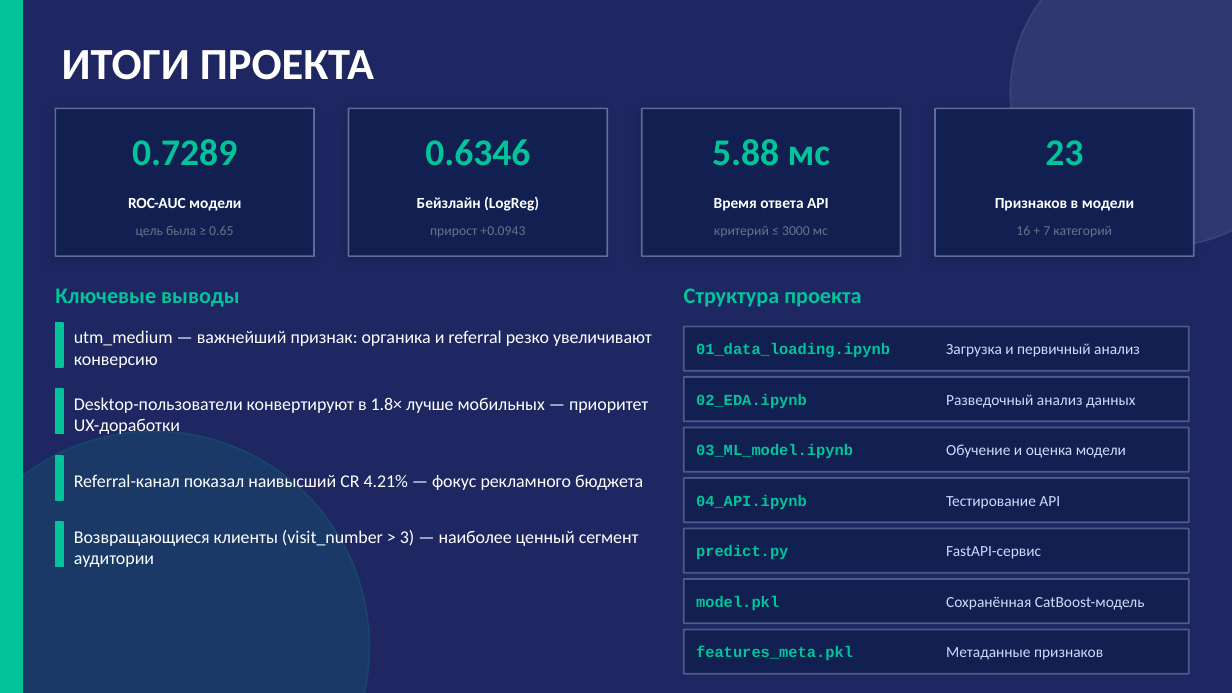
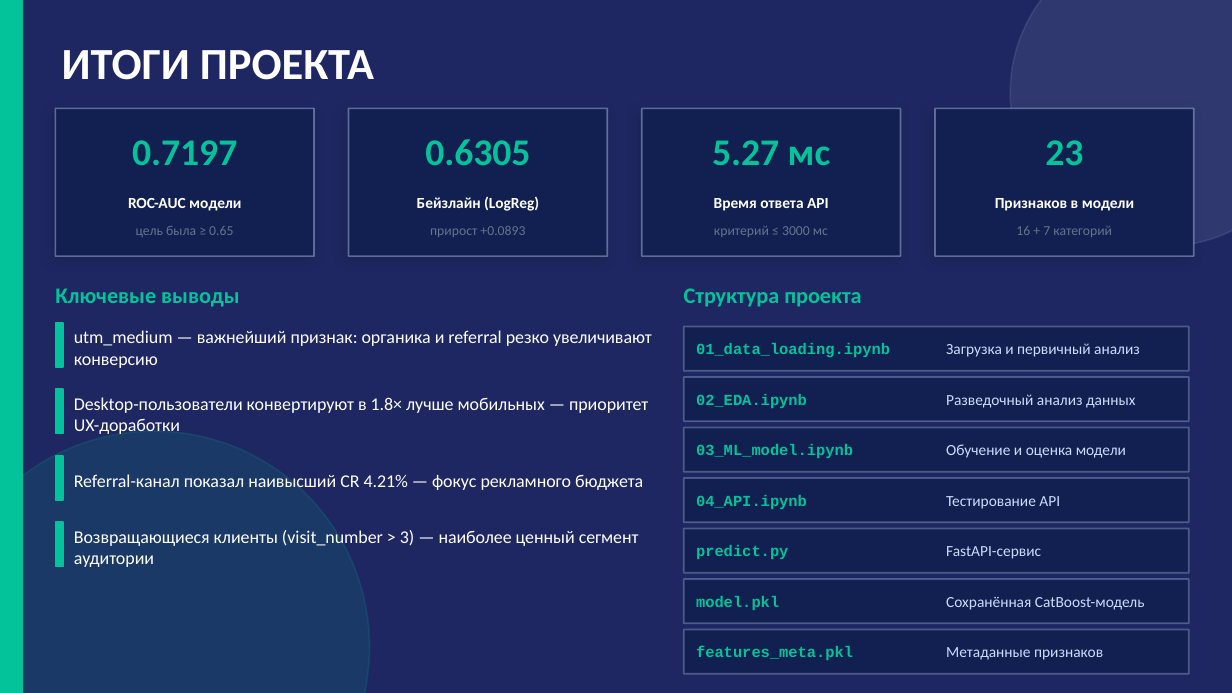
Before and after one commit to manasbegaliev777-dev/sber-autosubscription-hackathon, a slide deck: slide 8 of sber_autoподписка_hackathon.pptx. Drawn at 1232x693 pixels with LibreOffice and Linux fonts; fonts in the diff are those of the drawing. Boxes give left, top, right and bottom in pixels: in the first picture for what was removed or moved away, otherwise in the second. Text is boxed around its words. In the diff, an @@ line names an element or a change of style, - is before the commit and + after.

```diff
--- a/sber_autoподписка_hackathon.pptx
+++ b/sber_autoподписка_hackathon.pptx
@@ text at box(132, 140, 237, 165): text changed @@
-0.7289
+0.7197
@@ text at box(425, 139, 530, 165): text changed @@
-0.6346
+0.6305
@@ text at box(712, 140, 831, 165): text changed @@
-5.88 мс
+5.27 мс
@@ text at box(430, 226, 525, 237): text changed @@
-прирост +0.0943
+прирост +0.0893
```
Also in this commit, not shown: 3 other slides changed, 5 other files.
